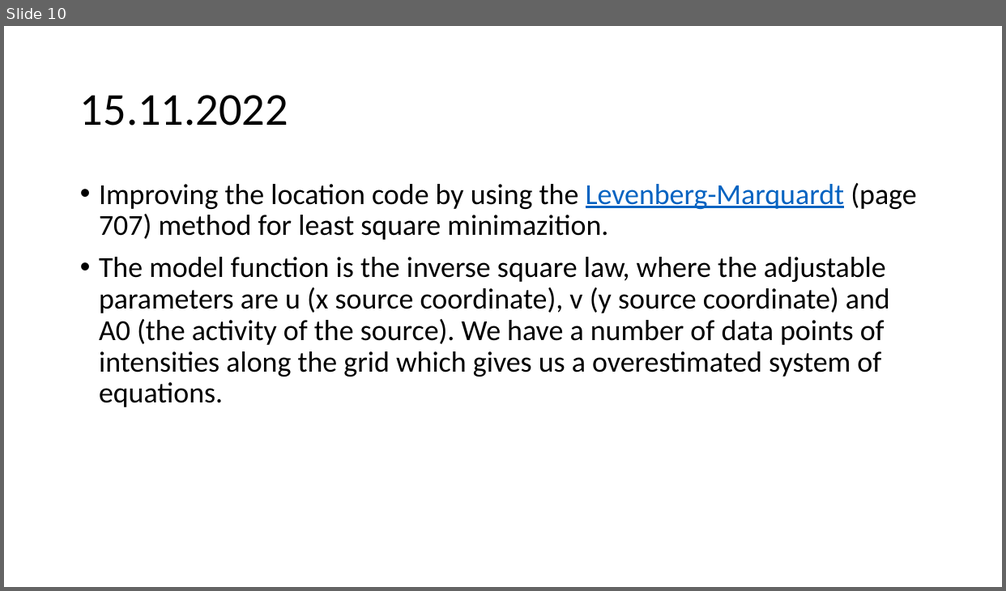
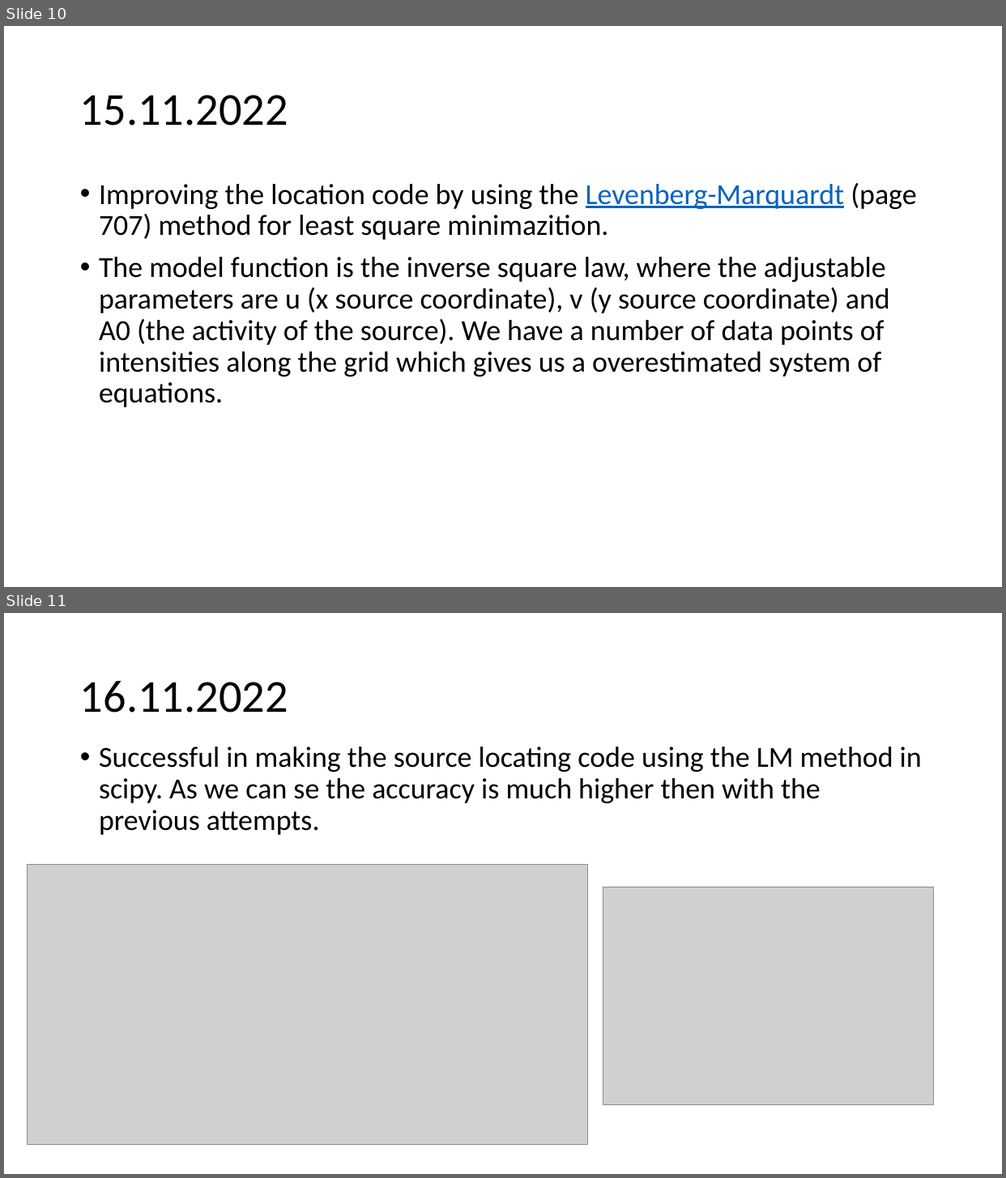
Before and after one commit to urhtrinko/DroneRadioactivity_student_job, a slide deck: reports/work_diary.pptx. Shown one above the other, each under a label of ours: slide 10 before the commit, slides 10 and 11 after it. The pictures are 1006x591 and 1006x1178 pixels, drawn with LibreOffice and Linux fonts; fonts in the diff are those of the drawing; grey boxes stand for pictures. Boxes give left, top, right and bottom in pixels: in the first picture for what was removed or moved away, otherwise in the second. Text is boxed around its words. In the diff, an @@ line names an element or a change of style, - is before the commit and + after.

Commit message:
Work on LM method for SPS location

```diff
--- a/reports/work_diary.pptx
+++ b/reports/work_diary.pptx
@@ slide 11 added at [4,613,1002,1174], background #FFFFFF @@
@@ title added at [80,681,288,713], 44 pt, text #000000 @@
+16.11.2022
@@ text added at [99,747,922,835], 28 pt, text #000000 @@
+• Successful in making the source locating code using the LM method in scipy. As we can se the accuracy is much higher then with the previous attempts.
@@ picture added at [27,865,588,1144] @@
@@ picture added at [603,887,934,1105] @@
```
Also in this commit, not shown: 4 other files.
